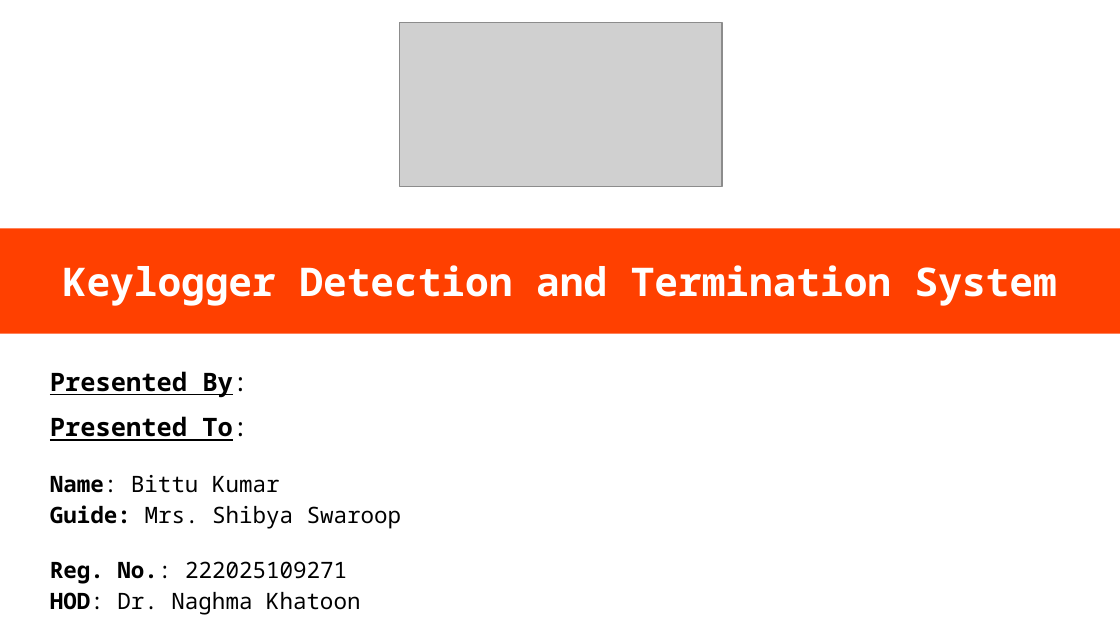
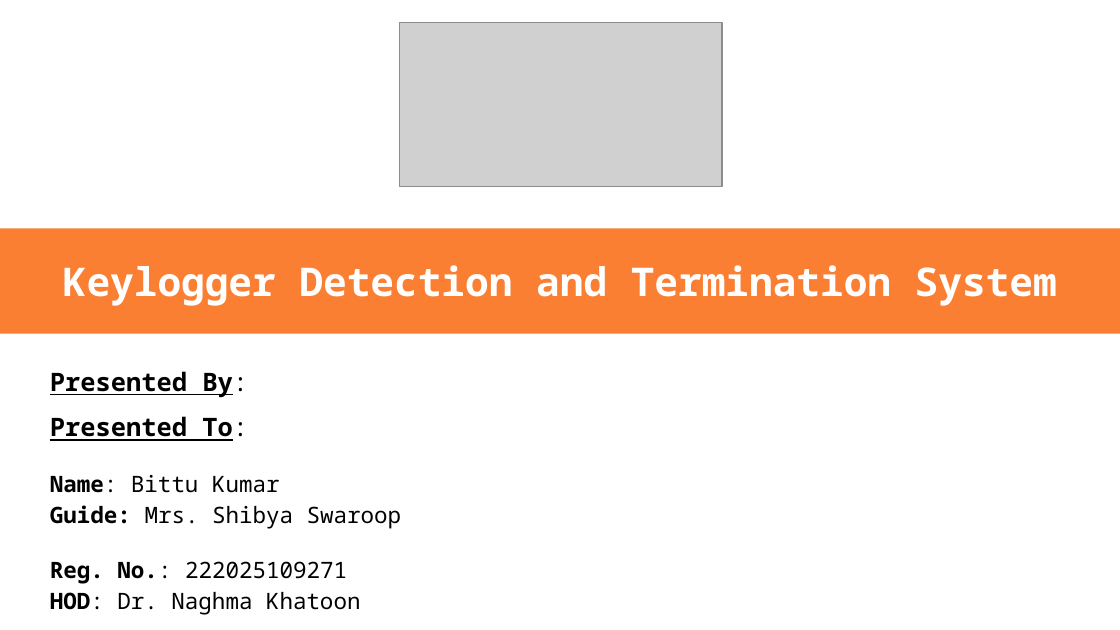
Before and after one commit to bit-web24/keylogger-detection-system, a slide deck: slide 1 of docs/presentation.odp. Drawn at 1120x630 pixels with LibreOffice and Linux fonts; fonts in the diff are those of the drawing; grey boxes stand for pictures. Boxes give left, top, right and bottom in pixels: in the first picture for what was removed or moved away, otherwise in the second. Text is boxed around its words. In the diff, an @@ line names an element or a change of style, - is before the commit and + after.

Commit message:
change accent color to cosmic orange

```diff
--- a/docs/presentation.odp
+++ b/docs/presentation.odp
@@ title "Keylogger Detection and Termination System" at [0, 229, 1120, 334]: fill #FF4000 to #FB7F33 @@
```
Also in this commit, not shown: 9 other slides changed.
